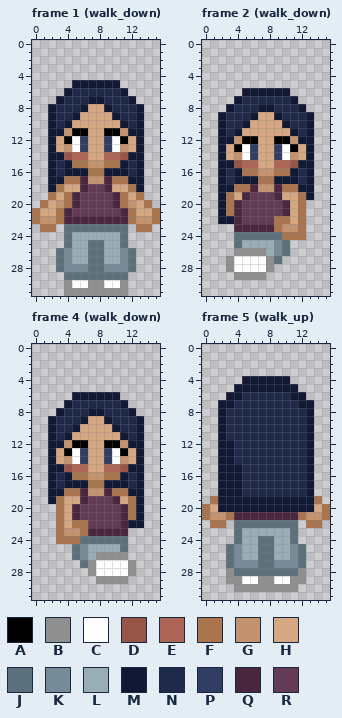
Two versions of one pixel-art file, art/player_demo.aseprite. This is how it looked before the edit.
16x32 pixels, 24 frames. Shown: frame 1 (walk_down), frame 2 (walk_down), frame 4 (walk_down), frame 5 (walk_up). The commit also changed other frames, which this record leaves out.
Visible layers, top first: "journal", "body".
Palette (. is transparent): A #000000  B #8f8f8f  C #ffffff  D #975547  E #ad6556  F #aa754e  G #c3936f  H #d6a783  J #5c707b  K #768b97  L #9badb7  M #101834  N #1f294a  P #313d63  Q #4a273f  R #633b56
Pixels before, frame 1 (walk_down), first column x 0:
 5 .....MMMMMM.....
 6 ....MNNNNNNM....
 7 ...MNNNMMNNNM...
 8 ..MNNNMHHMNNNM..
 9 ..MNNMHHHHMNNM..
10 ..MNMHHHHHHMNM..
11 ..MMGAAHHAAGMM..
12 ..MHACPHHPCAHM..
13 ..MHGCPHHPCGHM..
14 ..MMDEEHHEEDMM..
15 ..MNMFFGGFFMNM..
16 ..MNMMMFFMMMNM..
17 ..MMFFQGGQFFMM..
18 ..MFHHQRRQHHFM..
19 ..FHFQRRRRQFHF..
20 .FHGFQRRRRQFGHF.
21 FHHFQRRRRRRQFHHF
22 FGGFQQQQQQQQFGGF
23 .FF.JJJJJJJJ.FF.
24 ....JLLLLLLJ....
25 ....JLLJJLLJ....
26 ...JKLLJJLLKJ...
27 ...JKLLJJLLKJ...
28 ...JKKKJJKKKJ...
29 ....JJJJJJJJ....
30 ....BCCBBCCB....
31 ....BBBBBBBB....
Pixels before, frame 2 (walk_down), first column x 2:
 6 ...MMMMMM...
 7 ..MNNNNNNM..
 8 .MNNNMMNNNM.
 9 MNNNMHHMNNNM
10 MNNMHHHHMNNM
11 MNMHHHHHHMNM
12 MMGAAHHAAGMM
13 MHACPHHPCAHM
14 MHGCPHHPCGHM
15 MMDEEHHEEDMM
16 MNMFFGGFFMNM
17 MNMMMFFMMMNM
18 MMFFQGGQFFMM
19 MFHQRRRQHHFM
20 MFQRRRRRQHF.
21 MFQRRRRRQHF.
22 MMQRRRRFFHF.
23 ..QQQQQFGGF.
24 ..JJJJJJFFF.
25 ..JLLLLKJ...
26 ..BBBBLKJ...
27 .BCCCCBJ....
28 .BCCCCB.....
29 ..BBBB......
Pixels before, frame 4 (walk_down), first column x 2:
 6 ...MMMMMM...
 7 ..MNNNNNNM..
 8 .MNNNMMNNNM.
 9 MNNNMHHMNNNM
10 MNNMHHHHMNNM
11 MNMHHHHHHMNM
12 MMGAAHHAAGMM
13 MHACPHHPCAHM
14 MHGCPHHPCGHM
15 MMDEEHHEEDMM
16 MNMFFGGFFMNM
17 MNMMMFFMMMNM
18 MMFFQGGQFFMM
19 MFHHQRRRQHFM
20 .FHQRRRRRQFM
21 .FHQRRRRRQFM
22 .FHFFRRRRQMM
23 .FGGFQQQQQ..
24 .FFFJJJJJJ..
25 ...JKLLLLJ..
26 ...JKLBBBB..
27 ....JBCCCCB.
28 .....BCCCCB.
29 ......BBBB..
Pixels before, frame 5 (walk_up), first column x 0:
 4 .....MMMMMM.....
 5 ....MMMMMMMM....
 6 ...MMNNNNNNMM...
 7 ..MMNNNNNNNNMM..
 8 ..MNNNNNNNNNNM..
 9 ..MNNNNNNNNNNM..
10 ..MNNNNNNNNNNM..
11 ..MNNNNNNNNNNM..
12 ..MMNNNNNNNNNM..
13 ..MMNNNNNNNNNM..
14 ..MMNNNNNNNNNM..
15 ..MMMNNNNNNNNM..
16 ..MMMNNNNNNNNM..
17 ..MMMNNNNNNNNM..
18 ..MMMNNNNNNNNM..
19 .FMMMMMMMMMMMMF.
20 FHMMMMMMMMMMMMHF
21 FGGFQQQQQQQQFGGF
22 .FF.JJJJJJJJ.FF.
23 ....JLLLLLLJ....
24 ....JLLJJLLJ....
25 ...JKLLJJLLKJ...
26 ...JKLLJJLLKJ...
27 ...JKKKJJKKKJ...
28 ...BJJJJJJJJB...
29 ...BBCCBBCCBB...
30 ....BBBBBBBB....
Once edited:
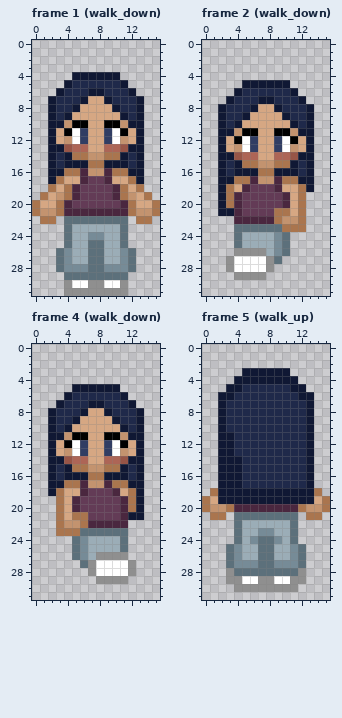
The edit:
Changed rows in their new state; - is an unchanged pixel.
Frame 1 (walk_down), layer "body":
first column x 0:
 4 -----MMMMMM-----
 5 ----MNNNNNNM----
 6 ---MN--MM--NM---
 7 --MN--MHHM--NM--
 8 -----MH--HM-----
 9 ----MH----HM----
10 ---MGAA--AAGM---
11 ---HACP--PCAH---
12 ----G------G----
13 ---MDEE--EEDM---
14 ---NMFFGGFFMN---
15 -----MMFFMM-----
16 ---MFFQGGQFFM---
17 ---FHH-RR-HHF---
18 --FHFQR--RQFHF--
19 -FHG--------GHF-
20 FH-FQR----RQF-HF
21 -GG--QQQQQQ--GG-
22 .FF.JJJJJJJJ.FF.
23 -..--LLLLLL--..-
24 -------KK-------
Frame 2 (walk_down), layer "body":
first column x 2:
 5 ---MMMMMM---
 6 --MNNNNNNM--
 7 -MN--MM--NM-
 8 MN--MHHM--NM
 9 ---MH--HM---
10 --MH----HM--
11 -MGAA--AAGM-
12 -HACP--PCAH-
13 --G------G--
14 -MDEE--EEDM-
15 -NMFFGGFFMN-
16 ---MMFFMM---
17 -MFFQGGQFFM-
18 -FHQRRR-HHF-
19 --QR---RQ--.
21 -M-----FF---
22 ..-QQQQ-GG--
23 --JJJJJJFF--
24 ---LLLLKJ..-
Frame 4 (walk_down), layer "body":
first column x 2:
 5 ---MMMMMM---
 6 --MNNNNNNM--
 7 -MN--MM--NM-
 8 MN--MHHM--NM
 9 ---MH--HM---
10 --MH----HM--
11 -MGAA--AAGM-
12 -HACP--PCAH-
13 --G------G--
14 -MDEE--EEDM-
15 -NMFFGGFFMN-
16 ---MMFFMM---
17 -MFFQGGQFFM-
18 -FHH-RRRQHF-
19 .--QR---RQ--
21 ---FF-----M-
22 --GG-QQQQ-..
23 --FFJJJJJJ--
24 -..JKLLLL---
Frame 5 (walk_up), layer "body":
first column x 2:
 3 ---MMMMMM---
 4 --M------M--
 5 -M-NNNNNN-M-
 6 M-N------N-M
 7 -N--------N-
first column x 3:
11 M-
14 -M
first column x 0:
18 -F---MMMMMMMM-F-
19 FH------------HF
20 -GGFQQQQQQQQFGG-
21 .FF.JJJJJJJJ.FF.
22 -..--LLLLLL--..-
23 -------KK-------
24 ------K--K------
Pixel boxes of the changes (left, top, right, bottom) in both pictures:
changed: (32, 72, 160, 240)
changed: (218, 80, 314, 240)
changed: (48, 384, 144, 544)
changed: (218, 368, 314, 464)
changed: (202, 488, 330, 544)
